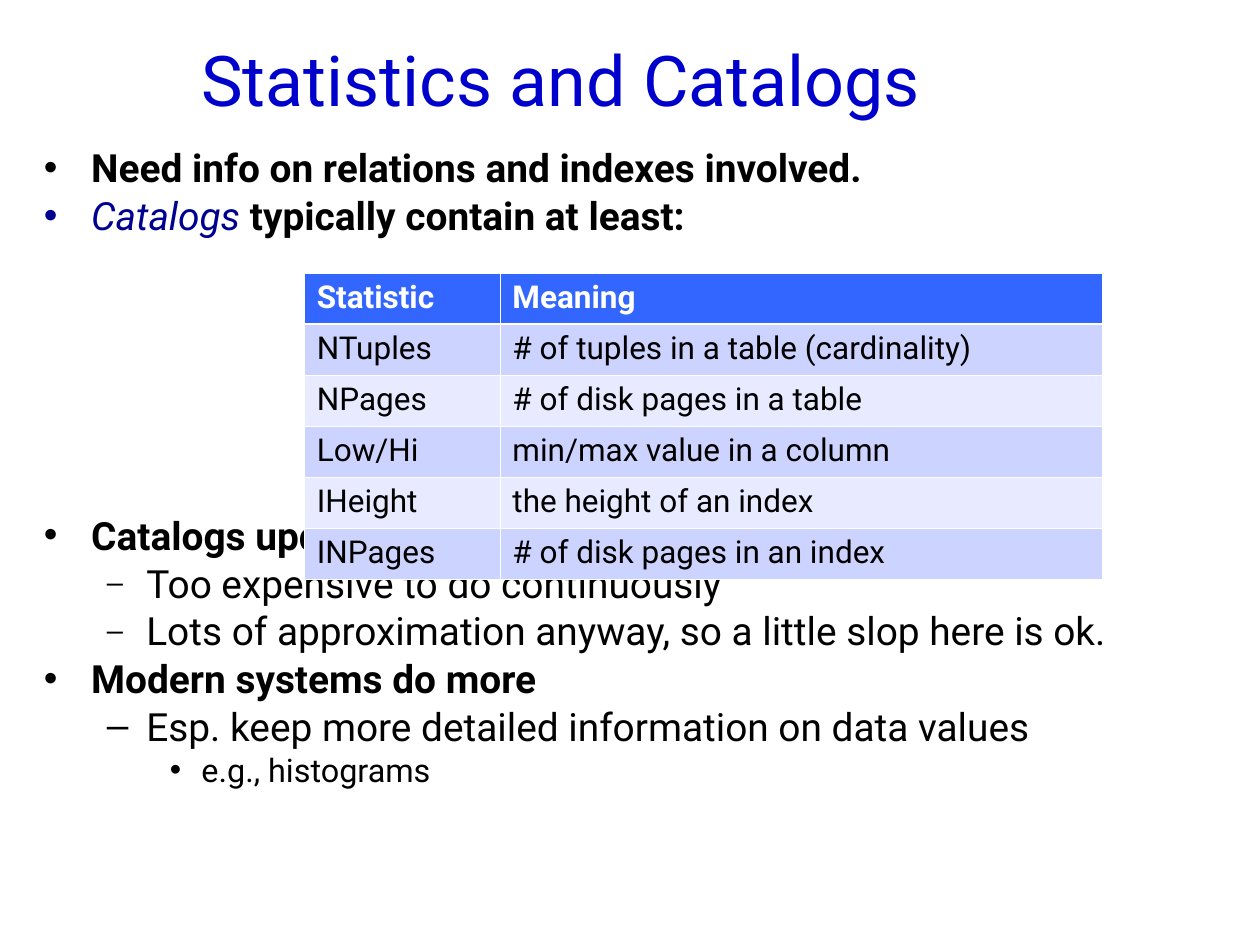
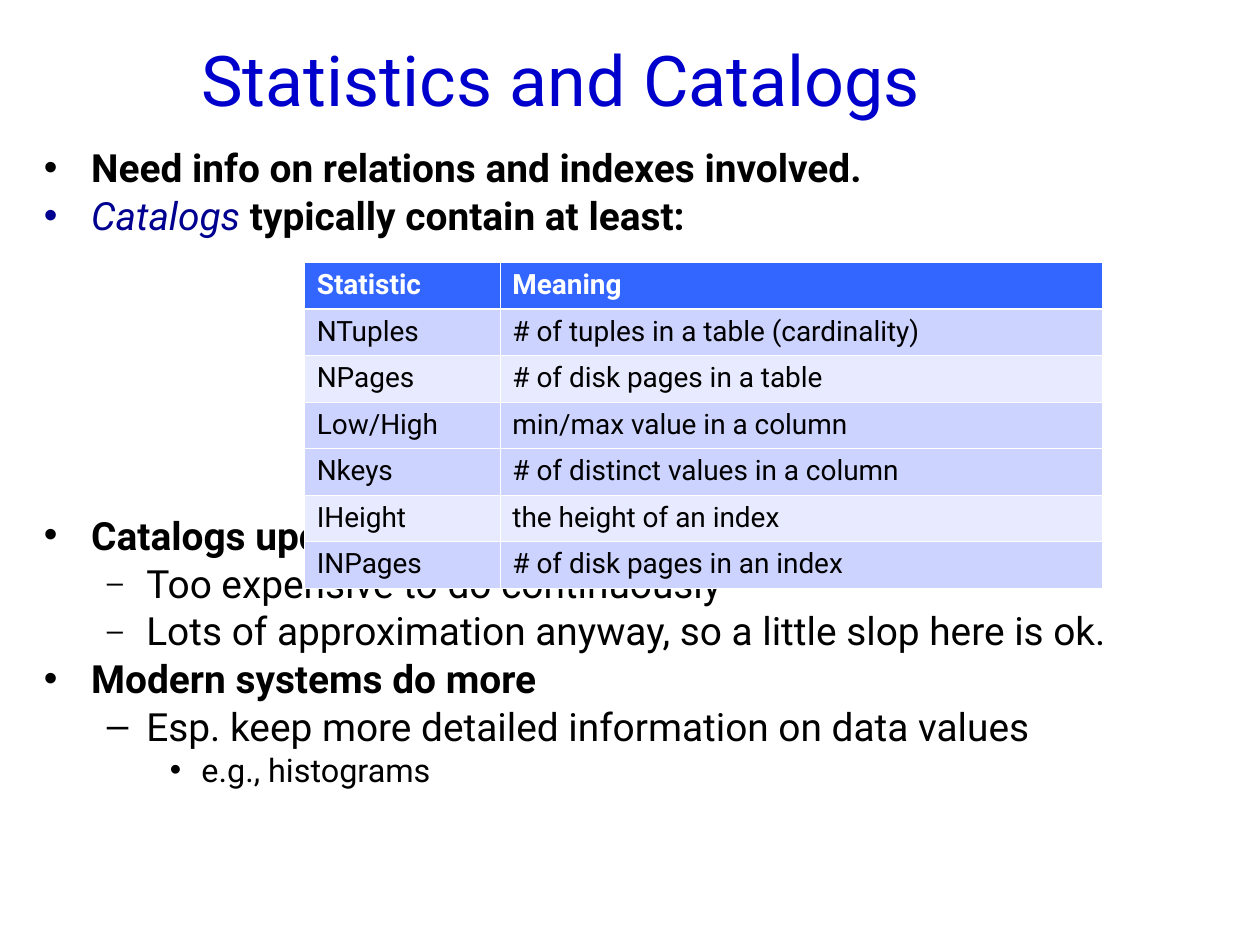
Before and after one commit to jhellerstein/cs186-09, a slide deck: slide 27 of lecs/16.QueryOpt.ppt. Drawn at 1260x945 pixels with LibreOffice and Linux fonts; fonts in the diff are those of the drawing; background and template pictures are left out. Boxes give left, top, right and bottom in pixels: in the first picture for what was removed or moved away, otherwise in the second. Text is boxed around its words. In the diff, an @@ line names an element or a change of style, - is before the commit and + after.

Commit message:
add NKeys to the table of constants for costs

```diff
--- a/lecs/16.QueryOpt.ppt
+++ b/lecs/16.QueryOpt.ppt
@@ table at (x1=305, y1=262, x2=1102, y2=586) @@
-row 4: Low/Hi | min/max value in a column
+row 4: Low/High | min/max value in a column
+row 5: Nkeys | # of distinct values in a column
@@ table resized from (x1=305, y1=273, x2=1102, y2=580) to (x1=305, y1=262, x2=1102, y2=586) @@
```
Also in this commit, not shown: 1 other file.
